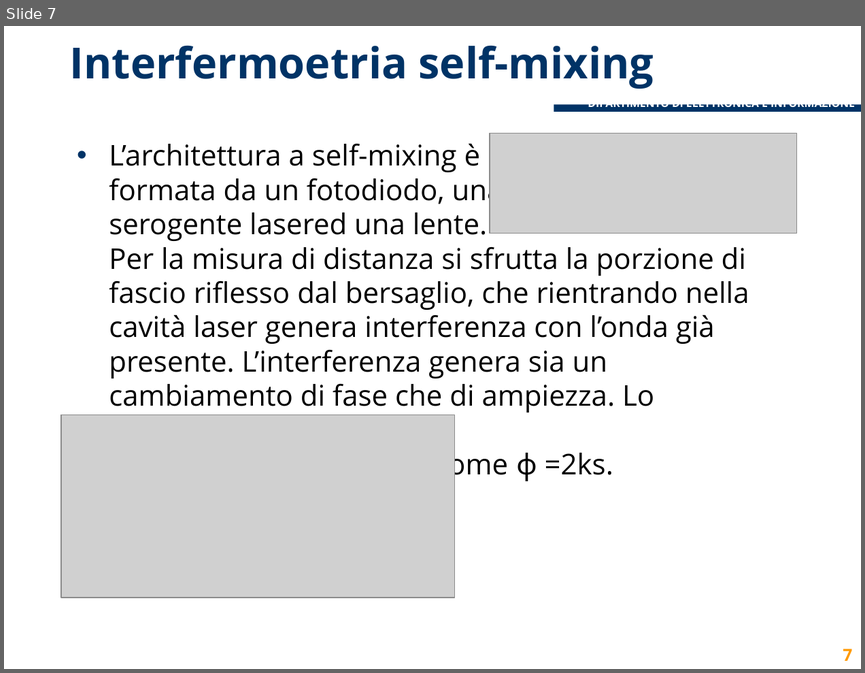
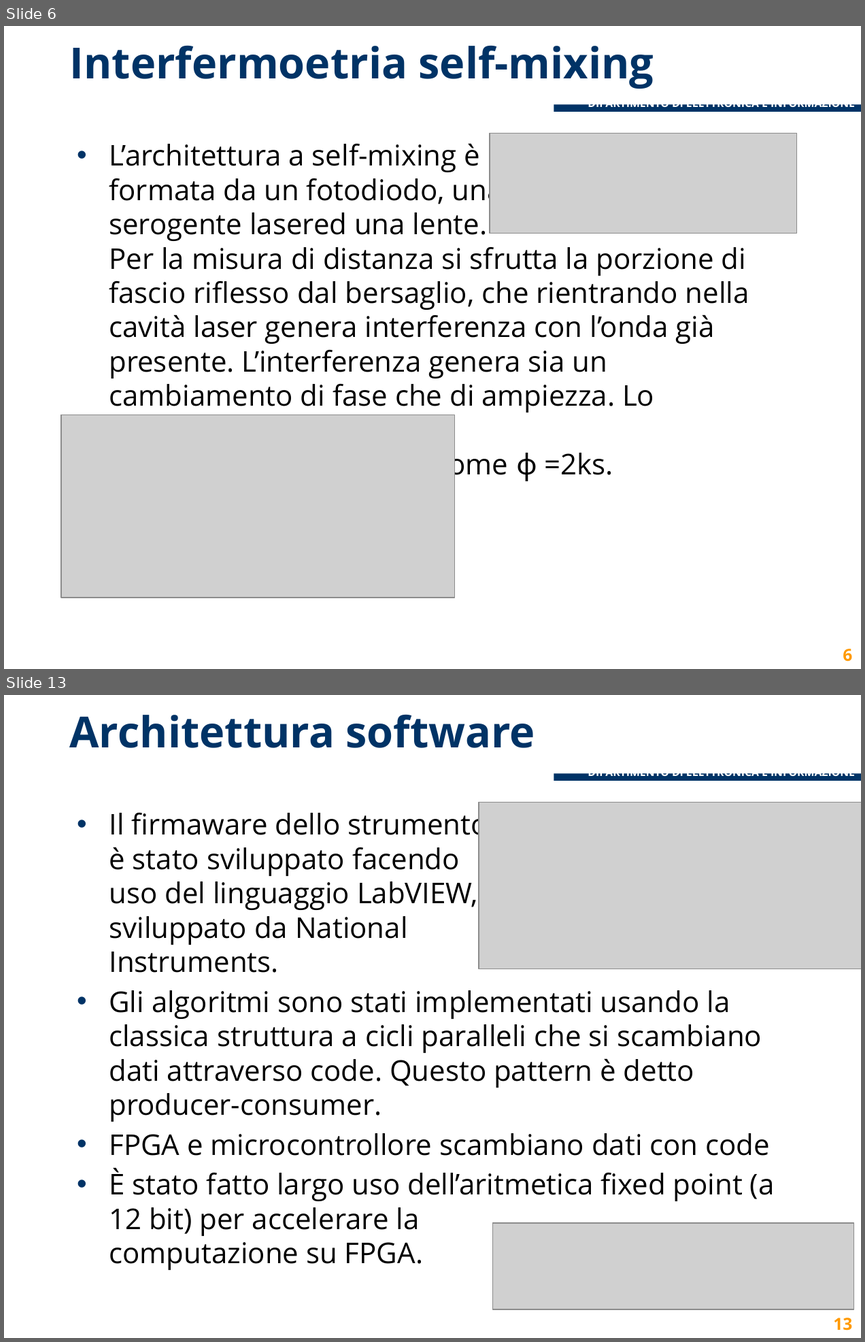
Before and after one commit to lcavagnispolimi/thesis_latex, a slide deck: Presentazione standard2.pptx. Shown one above the other, each under a label of ours: slide 7 before the commit, slides 6 and 13 after it; the slides between them are not shown. The pictures are 865x673 and 865x1342 pixels, drawn with LibreOffice and Linux fonts; fonts in the diff are those of the drawing; grey boxes stand for pictures; background and template pictures are left out. Boxes give left, top, right and bottom in pixels: in the first picture for what was removed or moved away, otherwise in the second. Text is boxed around its words. In the diff, an @@ line names an element or a change of style, - is before the commit and + after.

Commit message:
Struttura presentazione completata

```diff
--- a/Presentazione standard2.pptx
+++ b/Presentazione standard2.pptx
@@ slide 13 added at (4,695,861,1338), background #FFFFFF; not listed: 2 template elements that a slide beside it also shows @@
@@ title added at (70,714,535,748), 36 pt, text #003366, bold @@
+Architettura software
@@ text added at (109,808,774,1270), 24 pt, text #000000 @@
+• Il firmaware dello strumento
+  è stato sviluppato facendo
+  uso del linguaggio LabVIEW,
+  sviluppato da National
+  Instruments.
+• Gli algoritmi sono stati implementati usando la classica struttura a cicli paralleli che si scambiano dati attraverso code. Questo pattern è detto producer-consumer.
+• FPGA e microcontrollore scambiano dati con code
+• È stato fatto largo uso dell’aritmetica fixed point (a 12 bit) per accelerare la
+  computazione su FPGA.
@@ picture added at (479,802,861,968) @@
@@ picture added at (492,1223,854,1309) @@
@@ page number added at (833,1317,852,1330), 14 pt, text #FF9900, bold @@
+13
@@ what was slide 7 is now slide 6 @@
@@ page number at (842,648,852,661): text changed @@
-7
+6
```
Also in this commit, not shown: 2 slides changed, 13 other slides added, 1 other file.
